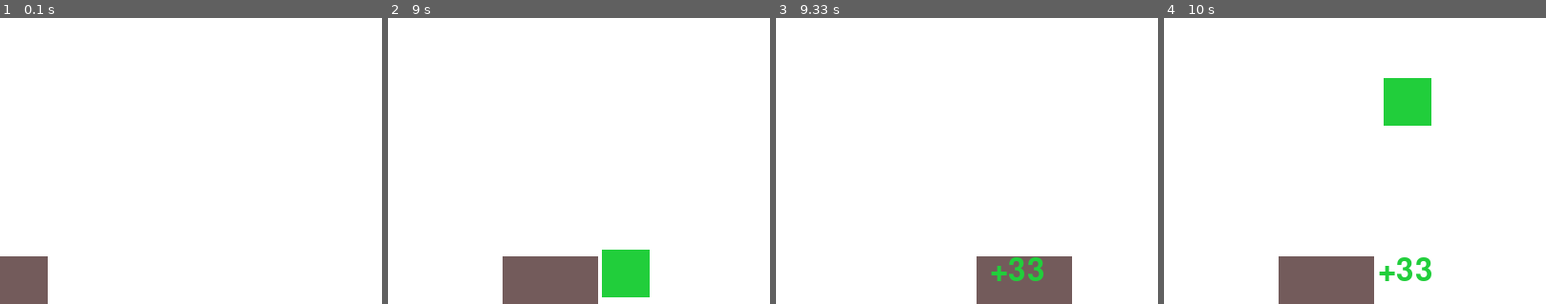
Above: before the commit, frames 1-4 (left to right).
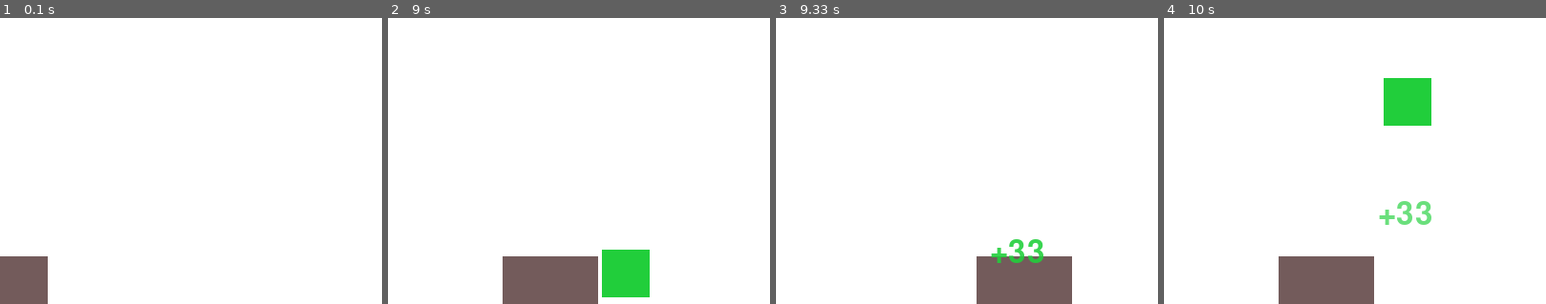
Above: after the commit, the same moments.

Repository: gnikkoch96/pygame-projects
Game: pygame game, started from test_game/main.py
Two runs of this game, one before a commit and one after it. Both use one fixed random seed, a clock stepped at 60 frames per second and the inputs below.
Inputs:
- Up to frame 1 (0.1 s): no input
- Up to frame 2 (9 s): hold Right 0.33-0.8 s; hold Right 0.83-1.3 s; hold Left 1.33-1.87 s; hold Left 1.9-2.3 s; hold Right 2.33-2.97 s; hold Left 3-3.47 s; hold Right 3.5-3.97 s; hold Right 4-4.47 s; hold Left 4.5-5.03 s; hold Left 5.07-5.47 s; hold Right 5.5-6.13 s; hold Left 6.17-6.63 s; hold Right 6.67-7.13 s; hold Right 7.17-7.63 s; hold Left 7.67-8.2 s; hold Left 8.23-8.63 s; hold Right from 8.67 s (still down)
- Up to frame 3 (9.33 s): release Right at 9.3 s
- Up to frame 4 (10 s): hold Left 9.33-9.8 s; hold Right from 9.83 s (still down)
The pictures show only the part of the screen within x 50-100%, y 50-100%; the shares and areas given below are measured in that part.

Frames 1-2 are identical in both runs. In frame 3, 0.9% of the frame differs, in the area x 56-70%, y 77-92%; in frame 4, 1.0%, in the area x 56-70%, y 64-92%.

Commit message:
feat: added fading animation to earned money label

Diff:
--- a/test_game/main.py
+++ b/test_game/main.py
@@ -105,6 +105,15 @@
         elif rock[1] > SCREEN_HEIGHT:
             ROCK_LIST.remove(rock)
 
+    # update animations
+    for anim in animations[:]:
+        anim['timer'] -= 1
+        anim['alpha'] = max(0, int(255 * (anim['timer'] / 180)))
+        anim['y'] -= 1
+
+        if anim['timer'] <= 0:
+            animations.remove(anim)
+
 
 
 def check_input():
